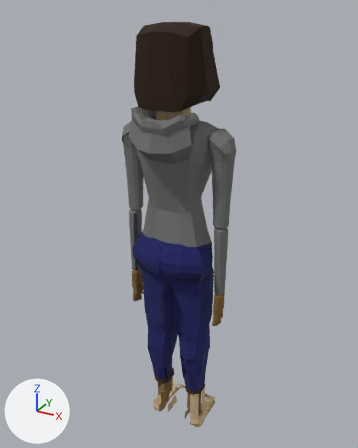
The glTF model models/player_female.gltf as it was, and as the next commit left it.
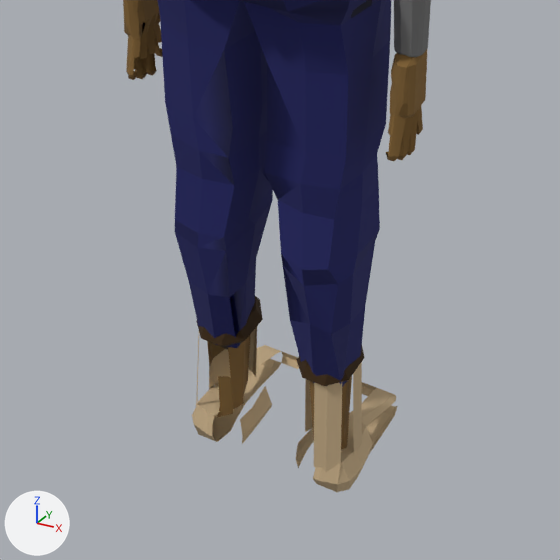
The first picture shows the older version from a 50 mm camera at (0.37, -0.656, 0.764) aimed at (-0.006, 0.026, 0.423). The close-ups show the older and then the newer version on the part from 26% to 74% of the width and 62% to 100% of the height of that picture. Only the edits that show in the close-ups are written down. The axes (+X, +Y, +Z) are drawn at lower left. The lights are the same throughout. Where no turn or scale is listed for an object, it has been applied to the vertices. Vertices at exactly the same position are counted once.

Objects in the first close-up: 'L Boot', 'L Calve', 'L Foot', 'L Forearm', 'L Hand', 'L Pants', 'R Boot', 'R Boot Trim', 'R Calve', 'R Foot', 'R Hand', 'R Pants', 'hips' and 1 more.
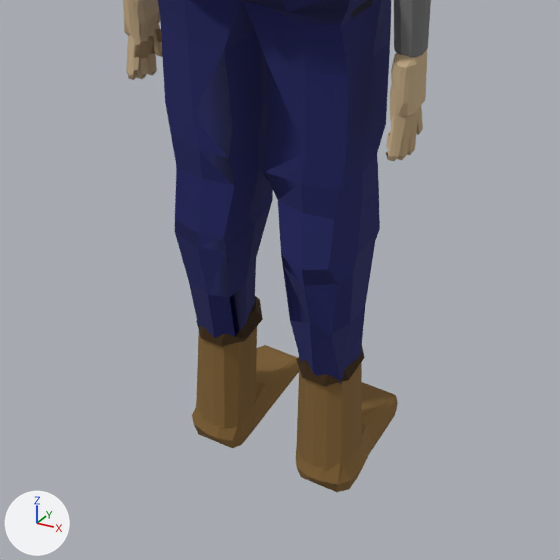
Pixel boxes (x1, y1, x2, y2) of what changed, in the close-ups (560 x 560 px):
'L Boot', recoloured (darker)
    both: (305, 362, 362, 472)
'R Boot', recoloured
    both: (196, 329, 257, 407)
'R Foot', recoloured (beige to brown)
    both: (192, 345, 299, 444)
'L Foot', recoloured (darker)
    both: (296, 382, 397, 492)
'R Calve', recoloured
    both: (207, 335, 250, 418)
'L Calve', recoloured
    both: (310, 376, 352, 450)
part 1 of me_mesh_15, recoloured (lighter)
    both: (123, 0, 162, 80)
part 2 of me_mesh_18, recoloured (lighter)
    both: (386, 50, 427, 161)

Diff of the bpy script that builds the scene:
```diff
--- a/models/player_female.gltf.py
+++ b/models/player_female.gltf.py
@@ me_mesh_2 @@
 me_mesh_2.from_pydata(...)  # 42 vertices, 80 faces; spans x -0.017..0.019, y -0.022..0.03, z -0.158..0.036
-me_mesh_2.materials.append(mat_material_1)
+me_mesh_2.materials.append(mat_material_2)
@@ me_mesh_4 @@
 me_mesh_4.from_pydata(...)  # 30 vertices, 56 faces; spans x -0.0172..0.0156, y -0.0328..0.0094, z 0.0141..0.0828
-me_mesh_4.materials.append(mat_material_2)
+me_mesh_4.materials.append(mat_material_1)
@@ me_mesh_6 @@
 me_mesh_6.from_pydata(...)  # 78 vertices, 152 faces; spans x -0.0219..0.0172, y -0.0625..0.0281, z 0.0063..0.0344
-me_mesh_6.materials.append(mat_material_2)
+me_mesh_6.materials.append(mat_material_1)
@@ me_mesh_8 @@
 me_mesh_8.from_pydata(...)  # 42 vertices, 80 faces; spans x -0.019..0.017, y -0.022..0.03, z -0.158..0.036
-me_mesh_8.materials.append(mat_material_1)
+me_mesh_8.materials.append(mat_material_2)
@@ me_mesh_11 @@
 me_mesh_11.from_pydata(...)  # 30 vertices, 56 faces; spans x -0.0156..0.0172, y -0.0328..0.0094, z 0.0141..0.0828
-me_mesh_11.materials.append(mat_material_2)
+me_mesh_11.materials.append(mat_material_1)
@@ me_mesh_12 @@
 me_mesh_12.from_pydata(...)  # 78 vertices, 152 faces; spans x -0.0172..0.0219, y -0.0625..0.0281, z 0.0063..0.0344
-me_mesh_12.materials.append(mat_material_2)
+me_mesh_12.materials.append(mat_material_1)
@@ me_mesh_15 @@
 me_mesh_15.from_pydata(...)  # 237 vertices, 469 faces; spans x -0.0078..0.0063, y -0.0172..0.022, z -0.0609..0.0078
 # used by ob_r_hand; location = (-0.0813, 0.0063, 0.3187)
+# me_mesh_15 part 1: 468 faces spanning x -0.0078..0.0063, y -0.0172..0.022, z -0.0609..0.0078 switch from mat_material_1 to mat_material_2
@@ me_mesh_18 @@
 me_mesh_18.from_pydata(...)  # 237 vertices, 469 faces; spans x -0.0063..0.0078, y -0.0172..0.022, z -0.0609..0.0078
 # used by ob_l_hand; location = (0.0812, 0.0063, 0.3187)
+# me_mesh_18 part 2: 468 faces spanning x -0.0063..0.0078, y -0.0172..0.022, z -0.0609..0.0078 switch from mat_material_1 to mat_material_2
```
